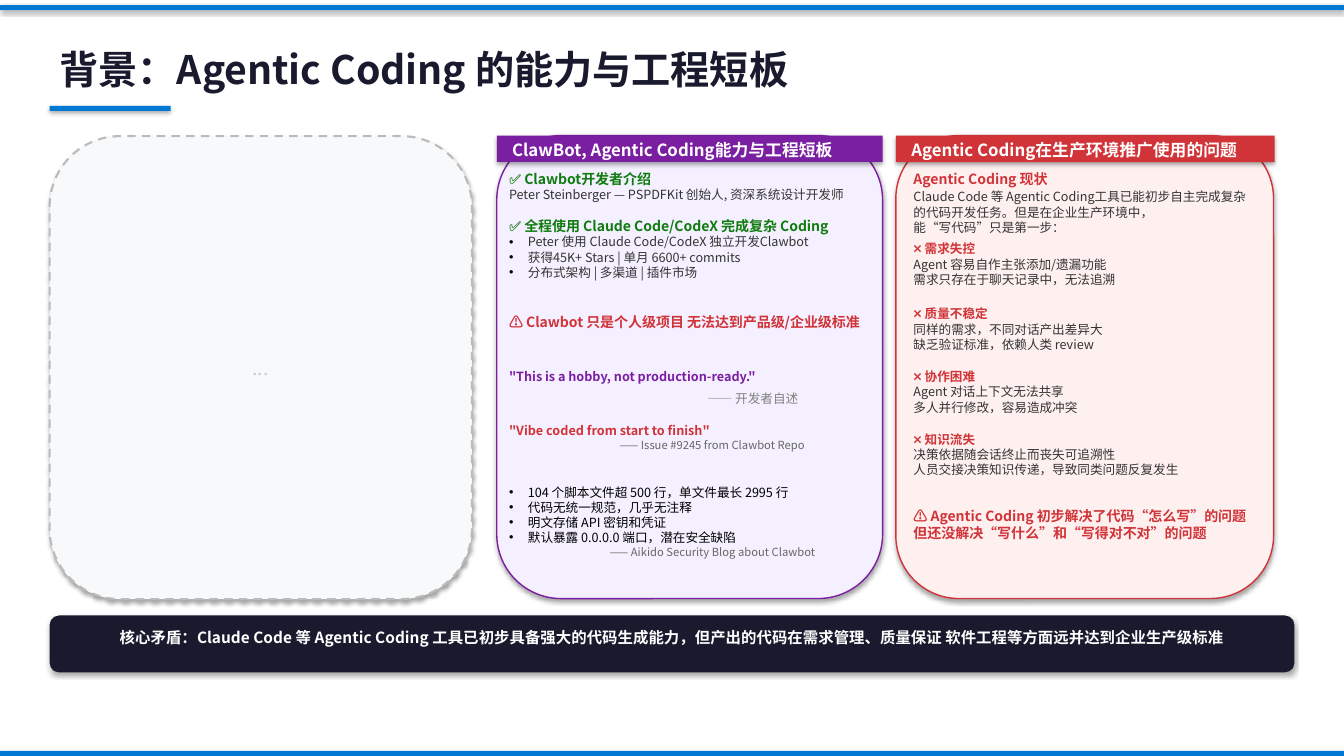
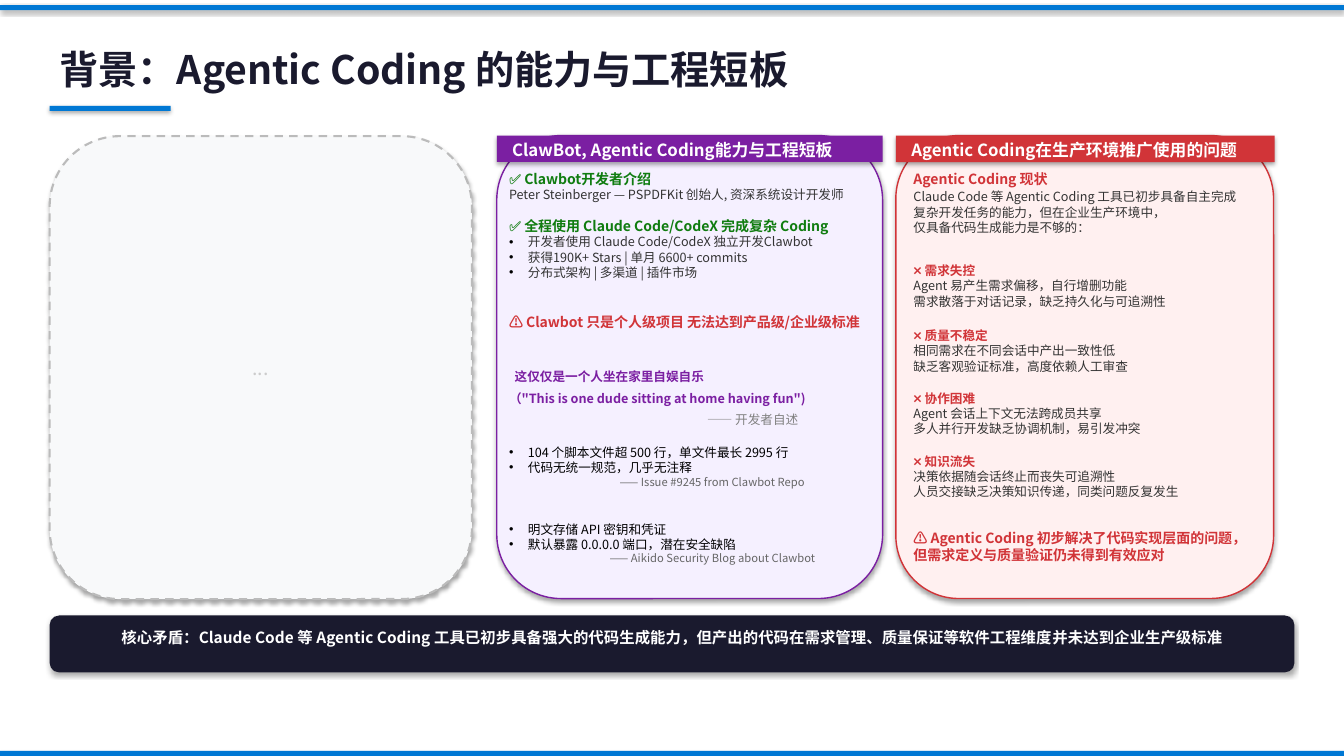
Before and after one commit to ZhifeiDou/OpenSpec_Modify, a slide deck: slide 2 of OpenSpec_技术研究汇报_精简版_update.pptx. Drawn at 1344x756 pixels with LibreOffice and Linux fonts; fonts in the diff are those of the drawing. Boxes give left, top, right and bottom in pixels: in the first picture for what was removed or moved away, otherwise in the second. Text is boxed around its words. In the diff, an @@ line names an element or a change of style, - is before the commit and + after.

```diff
--- a/OpenSpec_技术研究汇报_精简版_update.pptx
+++ b/OpenSpec_技术研究汇报_精简版_update.pptx
@@ text at bbox=[509, 172, 860, 565]: paragraph added @@
+—— Issue #9245 from Clawbot Repo
@@ text at bbox=[913, 190, 1236, 233]: text changed @@
-Claude Code 等 Agentic Coding工具已能初步自主完成复杂的代码开发任务。但是在企业生产环境中，
-能“写代码”只是第一步：
+Claude Code 等 Agentic Coding 工具已初步具备自主完成复杂开发任务的能力，但在企业生产环境中，
+仅具备代码生成能力是不够的：
@@ text at bbox=[528, 233, 813, 263]: text changed @@
-• Peter 使用 Claude Code/CodeX 独立开发Clawbot
-• 获得45K+ Stars | 单月 6600+ commits
+• 开发者使用 Claude Code/CodeX 独立开发Clawbot
+• 获得190K+ Stars | 单月 6600+ commits
@@ text at bbox=[913, 279, 1165, 307]: text changed @@
-Agent 容易自作主张添加/遗漏功能
-需求只存在于聊天记录中，无法追溯
+Agent 易产生需求偏移，自行增删功能
+需求散落于对话记录，缺乏持久化与可追溯性
@@ text at bbox=[913, 344, 1127, 372]: text changed @@
-同样的需求，不同对话产出差异大
-缺乏验证标准，依赖人类 review
+相同需求在不同会话中产出一致性低
+缺乏客观验证标准，高度依赖人工审查
@@ text at bbox=[509, 370, 806, 406]: text changed @@
-"This is a hobby, not production-ready."
+这仅仅是一个人坐在家里自娱自乐
+（"This is one dude sitting at home having fun")
@@ text at bbox=[913, 407, 1140, 434]: text changed @@
-Agent 对话上下文无法共享
-多人并行修改，容易造成冲突
+Agent 会话上下文无法跨成员共享
+多人并行开发缺乏协调机制，易引发冲突
@@ text at bbox=[509, 424, 805, 452]: paragraphs removed @@
-"Vibe coded from start to finish"
-—— Issue #9245 from Clawbot Repo
@@ text at bbox=[913, 485, 1246, 561]: text changed @@
-人员交接决策知识传递，导致同类问题反复发生
-⚠ Agentic Coding 初步解决了代码“怎么写”的问题 但还没解决“写什么”和“写得对不对”的问题
+人员交接缺乏决策知识传递，同类问题反复发生
+⚠ Agentic Coding 初步解决了代码实现层面的问题，但需求定义与质量验证仍未得到有效应对
@@ text at bbox=[121, 628, 1222, 648]: text changed @@
-核心矛盾：Claude Code 等 Agentic Coding 工具已初步具备强大的代码生成能力，但产出的代码在需求管理、质量保证 软件工程等方面远并达到企业生产级标准
+核心矛盾：Claude Code 等 Agentic Coding 工具已初步具备强大的代码生成能力，但产出的代码在需求管理、质量保证等软件工程维度并未达到企业生产级标准
```
Also in this commit, not shown: 5 other slides changed.
